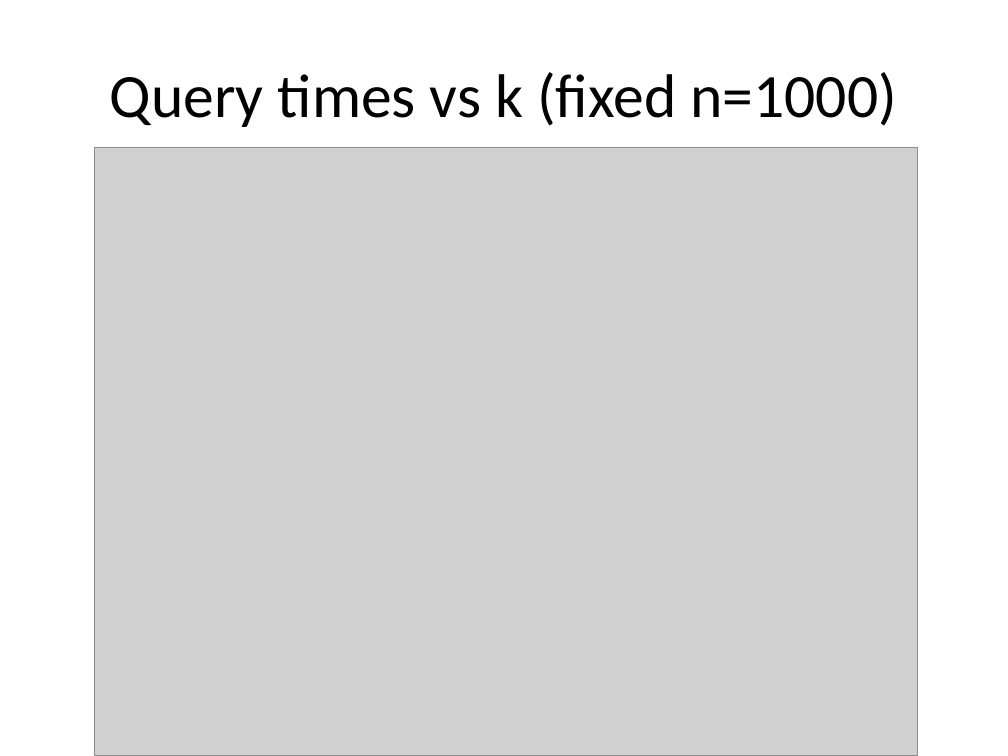
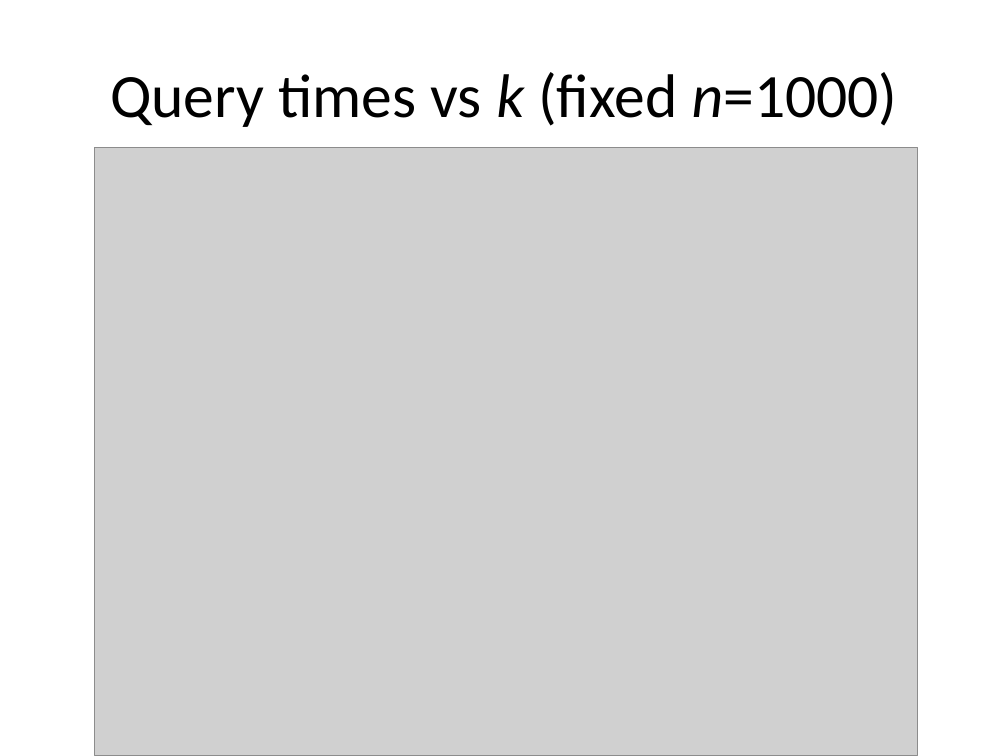
Before and after one commit to vineetgopal/fractals_paper, a slide deck: slide 26 of final_presentation.pptx. Drawn at 1008x756 pixels with LibreOffice and Linux fonts; fonts in the diff are those of the drawing; grey boxes stand for pictures. Boxes give left, top, right and bottom in pixels: in the first picture for what was removed or moved away, otherwise in the second. Text is boxed around its words. In the diff, an @@ line names an element or a change of style, - is before the commit and + after.

```diff
--- a/final_presentation.pptx
+++ b/final_presentation.pptx
@@ title "Query times vs k (fixed ..." at (110,72,898,127): italic on in "k n=1000)" @@
```
Also in this commit, not shown: 1 other slide changed.
